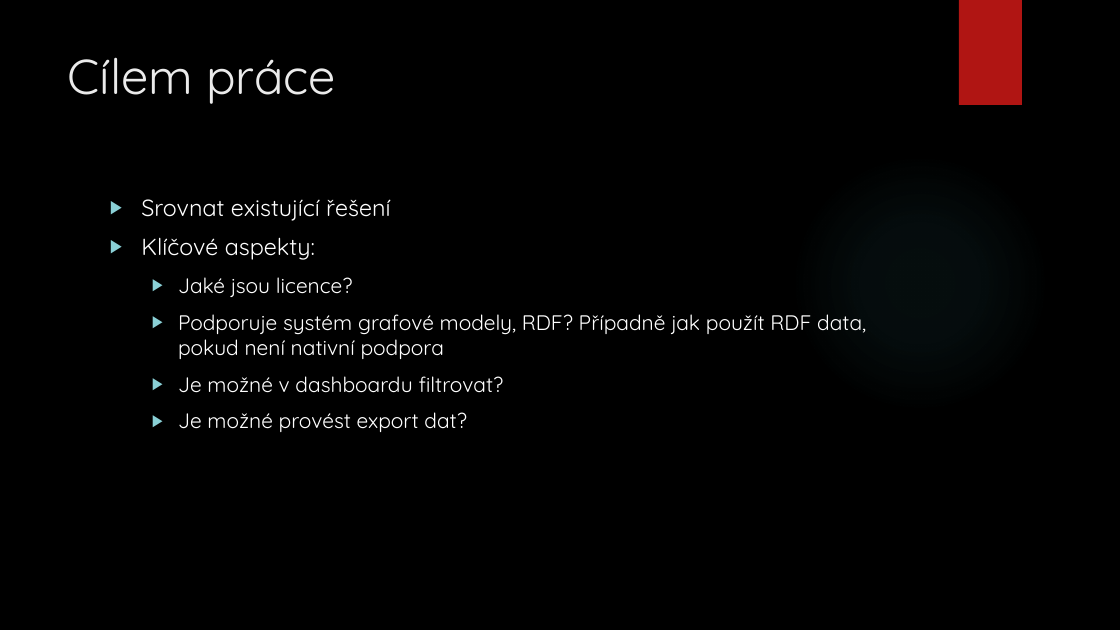
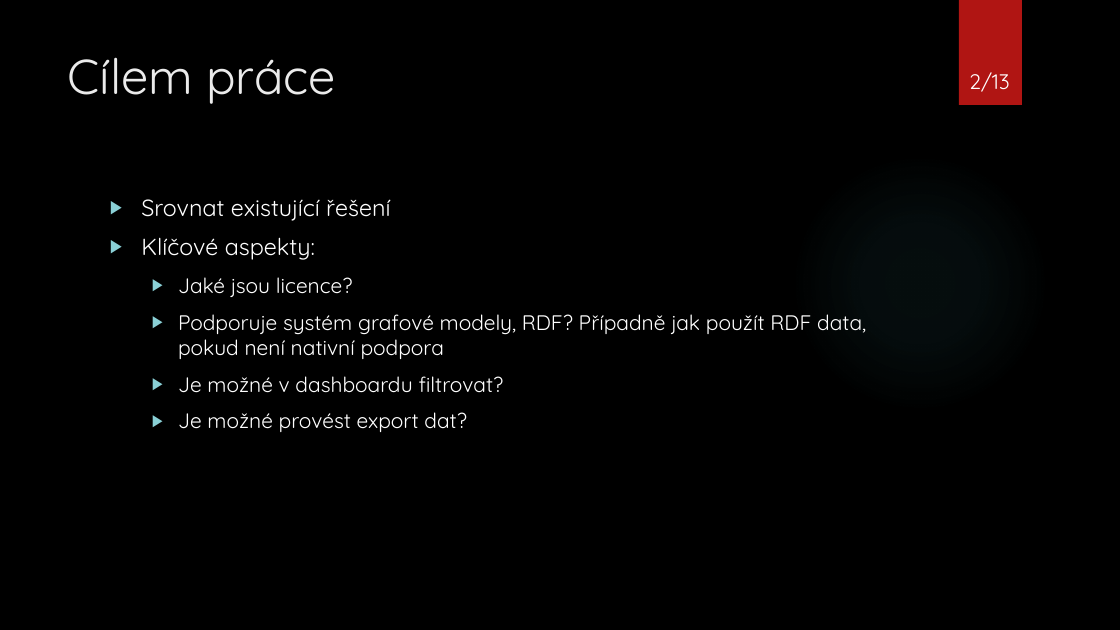
Before and after one commit to topiker/skola, a slide deck: slide 2 of DMB2/Webové dashboard technologie.pptx. Drawn at 1120x630 pixels with LibreOffice and Linux fonts; fonts in the diff are those of the drawing; background and template pictures are left out. Boxes give left, top, right and bottom in pixels: in the first picture for what was removed or moved away, otherwise in the second. Text is boxed around its words. In the diff, an @@ line names an element or a change of style, - is before the commit and + after.

```diff
--- a/DMB2/Webové dashboard technologie.pptx
+++ b/DMB2/Webové dashboard technologie.pptx
@@ page number added at (969,72,1010,92), 18 pt, text #FFFFFF @@
+2/13
```
Also in this commit, not shown: 11 other slides changed, 1 slide added, 5 other files.
